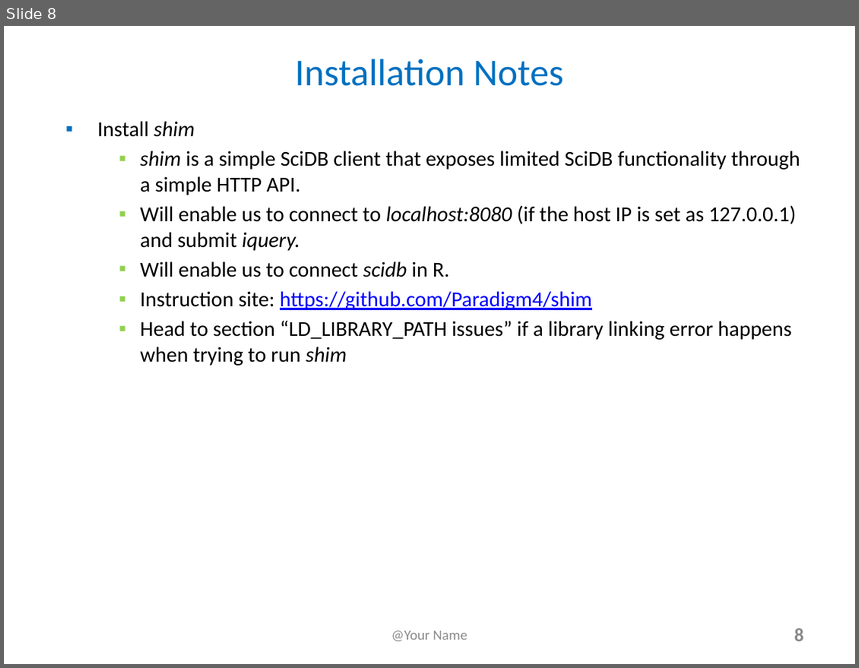
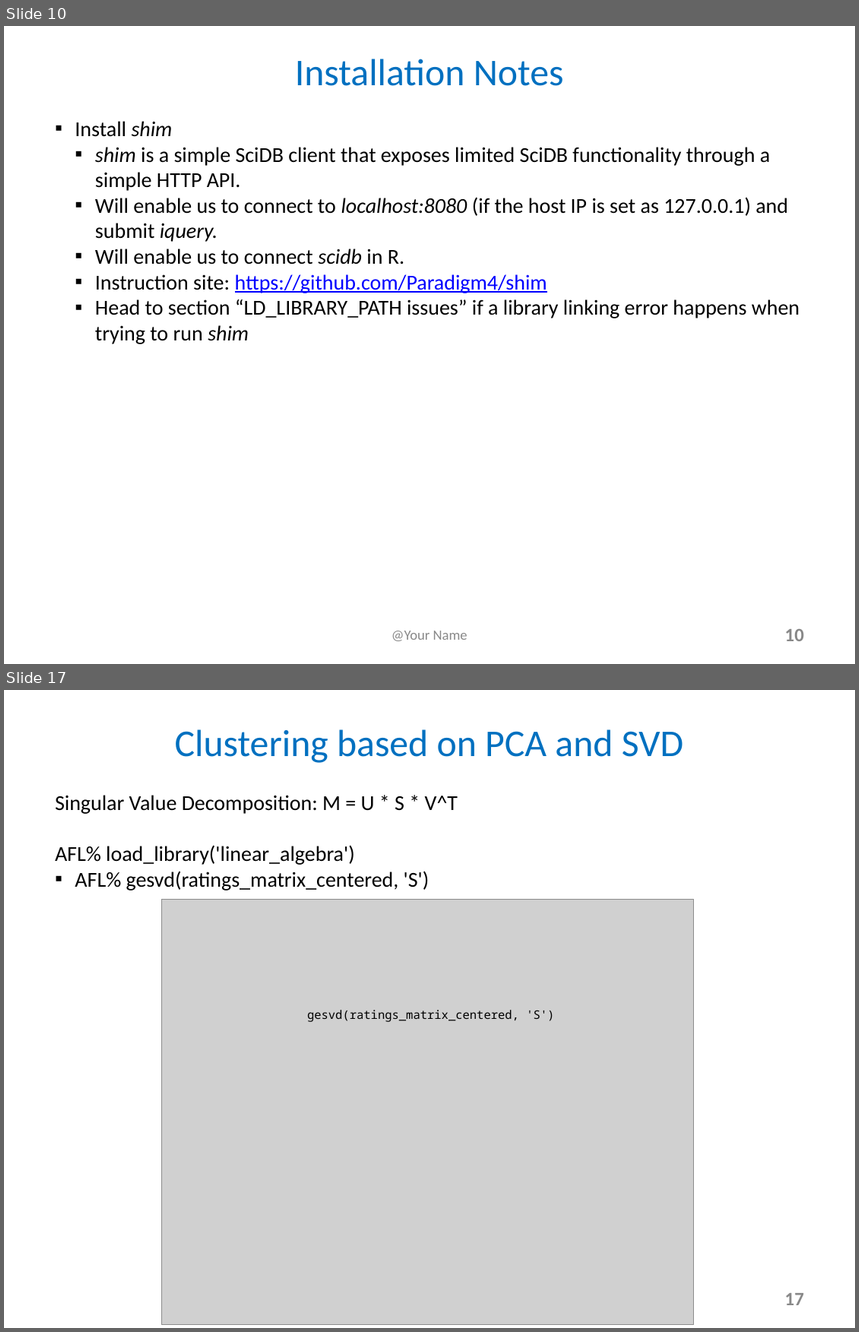
Before and after one commit to lchiaying/SciDB-project, a slide deck: FinalProjectSlides and YouTubeTitlePage_e63_2017.pptx. Shown one above the other, each under a label of ours: slide 8 before the commit, slides 10 and 17 after it; the slides between them are not shown. The pictures are 859x668 and 859x1332 pixels, drawn with LibreOffice and Linux fonts; fonts in the diff are those of the drawing; grey boxes stand for pictures. Boxes give left, top, right and bottom in pixels: in the first picture for what was removed or moved away, otherwise in the second. Text is boxed around its words. In the diff, an @@ line names an element or a change of style, - is before the commit and + after.

```diff
--- a/FinalProjectSlides and YouTubeTitlePage_e63_2017.pptx
+++ b/FinalProjectSlides and YouTubeTitlePage_e63_2017.pptx
@@ slide 17 added at <box>4,690,855,1328</box>, background #FFFFFF @@
@@ text added at <box>175,730,683,763</box>, 32 pt, text #0070C0 @@
+Clustering based on PCA and SVD
@@ text added at <box>55,795,458,891</box>, 18 pt, text #000000 @@
+▪ Singular Value Decomposition: M = U * S * V^T
+  AFL% load_library('linear_algebra')
+  AFL% gesvd(ratings_matrix_centered, 'S')
@@ picture added at <box>161,900,693,1325</box> @@
@@ text added at <box>307,1010,554,1022</box>, 10 pt, text #000000 @@
+gesvd(ratings_matrix_centered, 'S')
@@ page number added at <box>785,1293,804,1306</box>, 16 pt, text #888888, bold @@
+17
@@ what was slide 8 is now slide 10 @@
@@ slide 10 changed as well @@
@@ text "Install shim" at <box>75,121,800,344</box>: indent changed; less space between paragraphs @@
@@ page number at <box>785,629,804,642</box>: text changed @@
-8
+10
```
Also in this commit, not shown: 7 other slides changed, 9 other slides added.
